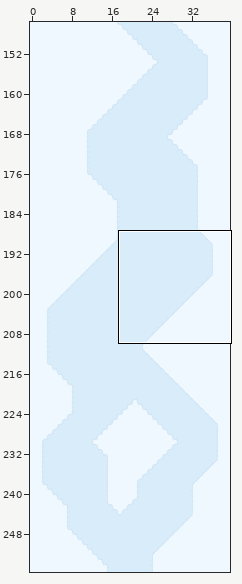
LDtk project, stored at ski.ldtk. The picture above shows the old version from afar; the outline marks the close-up.
Close-up. Earlier state:
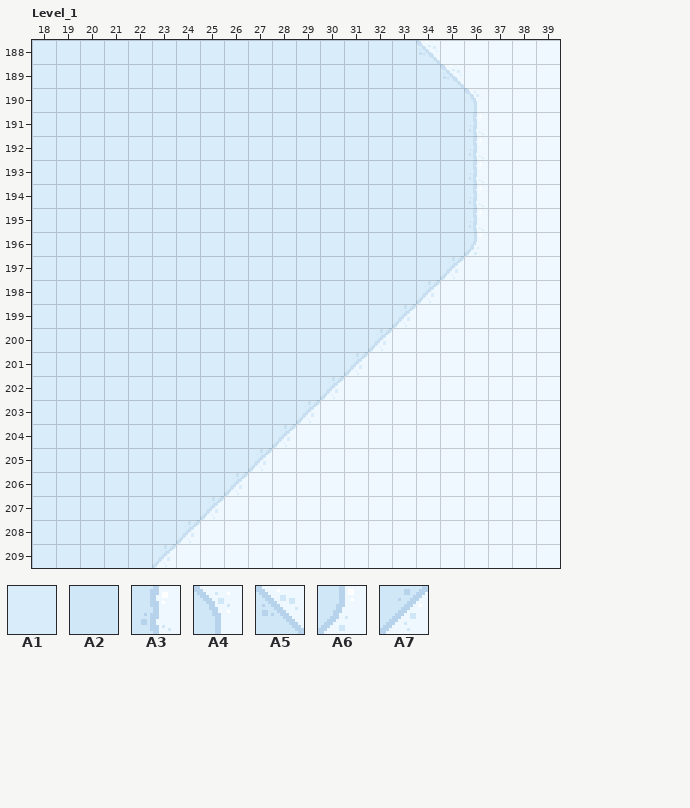
Cells are 16x16 px. Shown: Level_1 x 18..39, y 188..209. The commit also changed other parts of the map, which this record leaves out.
Key: from "SkiTiles": A1 0, A2 2, A3 4, A4 17, A5 28, A6 29, A7 40.
__ is an empty cell.
Layers that did not change in this view are not listed.
Layer "Layer_0" before, first column x 18:
188 A2 A2 A2 A2 A2 A2 A2 A2 A2 A2 A2 A2 A2 A2 A2 A2 A5 A1 A1 A1 A1 A1
189 A2 A2 A2 A2 A2 A2 A2 A2 A2 A2 A2 A2 A2 A2 A2 A2 A2 A5 A1 A1 A1 A1
190 A2 A2 A2 A2 A2 A2 A2 A2 A2 A2 A2 A2 A2 A2 A2 A2 A2 A2 A4 A1 A1 A1
191 A2 A2 A2 A2 A2 A2 A2 A2 A2 A2 A2 A2 A2 A2 A2 A2 A2 A2 A3 A1 A1 A1
192 A2 A2 A2 A2 A2 A2 A2 A2 A2 A2 A2 A2 A2 A2 A2 A2 A2 A2 A3 A1 A1 A1
193 A2 A2 A2 A2 A2 A2 A2 A2 A2 A2 A2 A2 A2 A2 A2 A2 A2 A2 A3 A1 A1 A1
194 A2 A2 A2 A2 A2 A2 A2 A2 A2 A2 A2 A2 A2 A2 A2 A2 A2 A2 A3 A1 A1 A1
195 A2 A2 A2 A2 A2 A2 A2 A2 A2 A2 A2 A2 A2 A2 A2 A2 A2 A2 A3 A1 A1 A1
196 A2 A2 A2 A2 A2 A2 A2 A2 A2 A2 A2 A2 A2 A2 A2 A2 A2 A2 A6 A1 A1 A1
197 A2 A2 A2 A2 A2 A2 A2 A2 A2 A2 A2 A2 A2 A2 A2 A2 A2 A7 A1 A1 A1 A1
198 A2 A2 A2 A2 A2 A2 A2 A2 A2 A2 A2 A2 A2 A2 A2 A2 A7 A1 A1 A1 A1 A1
199 A2 A2 A2 A2 A2 A2 A2 A2 A2 A2 A2 A2 A2 A2 A2 A7 A1 A1 A1 A1 A1 A1
200 A2 A2 A2 A2 A2 A2 A2 A2 A2 A2 A2 A2 A2 A2 A7 A1 A1 A1 A1 A1 A1 A1
201 A2 A2 A2 A2 A2 A2 A2 A2 A2 A2 A2 A2 A2 A7 A1 A1 A1 A1 A1 A1 A1 A1
202 A2 A2 A2 A2 A2 A2 A2 A2 A2 A2 A2 A2 A7 A1 A1 A1 A1 A1 A1 A1 A1 A1
203 A2 A2 A2 A2 A2 A2 A2 A2 A2 A2 A2 A7 A1 A1 A1 A1 A1 A1 A1 A1 A1 A1
204 A2 A2 A2 A2 A2 A2 A2 A2 A2 A2 A7 A1 A1 A1 A1 A1 A1 A1 A1 A1 A1 A1
205 A2 A2 A2 A2 A2 A2 A2 A2 A2 A7 A1 A1 A1 A1 A1 A1 A1 A1 A1 A1 A1 A1
206 A2 A2 A2 A2 A2 A2 A2 A2 A7 A1 A1 A1 A1 A1 A1 A1 A1 A1 A1 A1 A1 A1
207 A2 A2 A2 A2 A2 A2 A2 A7 A1 A1 A1 A1 A1 A1 A1 A1 A1 A1 A1 A1 A1 A1
208 A2 A2 A2 A2 A2 A2 A7 A1 A1 A1 A1 A1 A1 A1 A1 A1 A1 A1 A1 A1 A1 A1
209 A2 A2 A2 A2 A2 A7 A1 A1 A1 A1 A1 A1 A1 A1 A1 A1 A1 A1 A1 A1 A1 A1
Layer "Layer_1" before, first column x 18:
188 A1 A1 A1 A1 A1 A1 A1 A1 A1 A1 A1 A1 A1 A1 A1 A1 A1 A1 A1 A1 A1 A1
189 A1 A1 A1 A1 A1 A1 A1 A1 A1 A1 A1 A1 A1 A1 A1 A1 A1 A1 A1 A1 A1 A1
190 A1 A1 A1 A1 A1 A1 A1 A1 A1 A1 A1 A1 A1 A1 A1 A1 A1 A1 A1 A1 A1 A1
191 A1 A1 A1 A1 A1 A1 A1 A1 A1 A1 A1 A1 A1 A1 A1 A1 A1 A1 A1 A1 A1 A1
192 A1 A1 A1 A1 A1 A1 A1 A1 A1 A1 A1 A1 A1 A1 A1 A1 A1 A1 A1 A1 A1 A1
193 A1 A1 A1 A1 A1 A1 A1 A1 A1 A1 A1 A1 A1 A1 A1 A1 A1 A1 A1 A1 A1 A1
194 A1 A1 A1 A1 A1 A1 A1 A1 A1 A1 A1 A1 A1 A1 A1 A1 A1 A1 A1 A1 A1 A1
195 A1 A1 A1 A1 A1 A1 A1 A1 A1 A1 A1 A1 A1 A1 A1 A1 A1 A1 A1 A1 A1 A1
196 A1 A1 A1 A1 A1 A1 A1 A1 A1 A1 A1 A1 A1 A1 A1 A1 A1 A1 A1 A1 A1 A1
197 A1 A1 A1 A1 A1 A1 A1 A1 A1 A1 A1 A1 A1 A1 A1 A1 A1 A1 A1 A1 A1 A1
198 A1 A1 A1 A1 A1 A1 A1 A1 A1 A1 A1 A1 A1 A1 A1 A1 A1 A1 A1 A1 A1 A1
199 A1 A1 A1 A1 A1 A1 A1 A1 A1 A1 A1 A1 A1 A1 A1 A1 A1 A1 A1 A1 A1 A1
200 A1 A1 A1 A1 A1 A1 A1 A1 A1 A1 A1 A1 A1 A1 A1 A1 A1 A1 A1 A1 A1 A1
201 A1 A1 A1 A1 A1 A1 A1 A1 A1 A1 A1 A1 A1 A1 A1 A1 A1 A1 A1 A1 A1 A1
202 A1 A1 A1 A1 A1 A1 A1 A1 A1 A1 A1 A1 A1 A1 A1 A1 A1 A1 A1 A1 A1 A1
203 A1 A1 A1 A1 A1 A1 A1 A1 A1 A1 A1 A1 A1 A1 A1 A1 A1 A1 A1 A1 A1 A1
204 A1 A1 A1 A1 A1 A1 A1 A1 A1 A1 A1 A1 A1 A1 A1 A1 A1 A1 A1 A1 A1 A1
205 A1 A1 A1 A1 A1 A1 A1 A1 A1 A1 A1 A1 A1 A1 A1 A1 A1 A1 A1 A1 A1 A1
206 A1 A1 A1 A1 A1 A1 A1 A1 A1 A1 A1 A1 A1 A1 A1 A1 A1 A1 A1 A1 A1 A1
207 A1 A1 A1 A1 A1 A1 A1 A1 A1 A1 A1 A1 A1 A1 A1 A1 A1 A1 A1 A1 A1 A1
208 A1 A1 A1 A1 A1 A1 A1 A1 A1 A1 A1 A1 A1 A1 A1 A1 A1 A1 A1 A1 A1 A1
209 A1 A1 A1 A1 A1 A1 A1 A1 A1 A1 A1 A1 A1 A1 A1 A1 A1 A1 A1 A1 A1 A1
After the commit:
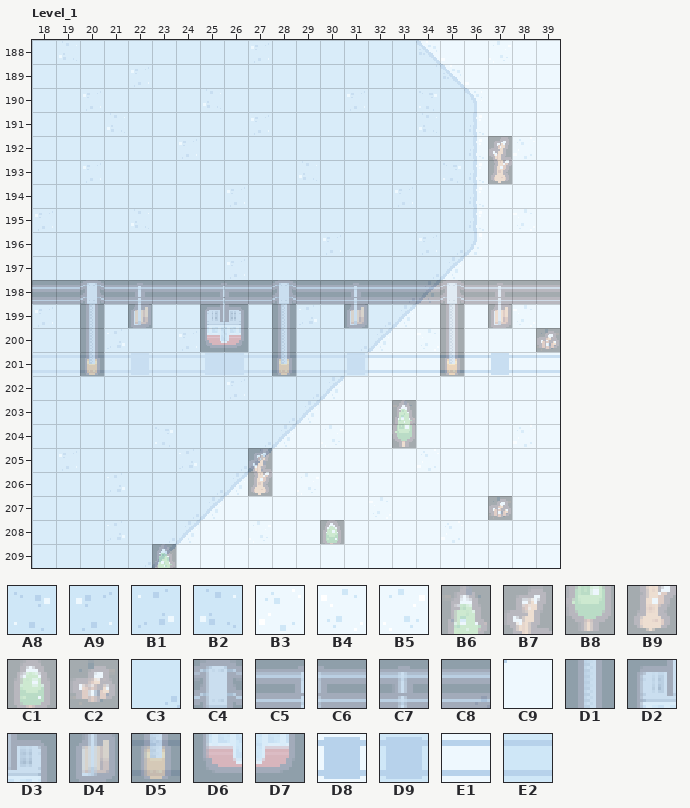
Further tiles: from "SkiTiles": A8 3, A9 3 flipped left-right, B1 3 flipped up-down, B2 3 turned 180, B3 5, B4 5 flipped up-down, B5 5 turned 180, B6 6, B7 7, B8 18, B9 19, C1 30, C2 31, C3 39, C4 42, C5 43, C6 44, C7 45, C8 46, C9 52, D1 54, D2 55, D3 56, D4 57, D5 66, D6 67, D7 68, D8 84, D9 85, E1 88, E2 89.
See-through tiles are keyed as they look on the map.
Edits made:
Layer "Layer_0":
Tile A2 becomes tile A8 in row 190 at x 34; in row 193 at x 35; in row 204 at x 23.
Tile A2 becomes tile A9 in row 188 at x 27; in row 189 at x 22; in row 190 at x 20 and 31; in row 191 at x 27; in row 192 at x 24; in row 193 at x 20.
Tile A2 becomes tile A9 in row 194 at x 26 and 33; in row 195 at x 18; in row 196 at x 30 and 34; in row 197 at x 26; in row 199 at x 18; in row 200 at x 24.
Tile A2 becomes tile A9 in row 202 at x 26; in row 205 at x 19.
Tile A2 becomes tile B1 in row 199 at x 29; in row 200 at x 21; in row 205 at x 24; in row 206 at x 21; in row 208 at x 21.
Tile A2 becomes tile B2 in row 188 at x 19; in row 190 at x 25; in row 191 at x 21 and 34; in row 193 at x 29; in row 195 at x 22.
Tile A1 becomes tile B3 in row 192 at x 38; in row 204 at x 38; in row 205 at x 34; in row 208 at x 35.
Tile A1 becomes tile B4 in row 195 at x 38; in row 199 at x 38; in row 200 at x 34; in row 203 at x 33; in row 207 at x 32.
Tile A1 becomes tile B5 in row 188 at x 37; in row 200 at x 39; in row 204 at x 30; in row 206 at x 29; in row 207 at x 37; in row 208 at x 27.
Tile A2 becomes tile C3 in row 198 at x 33.
Tile A1 becomes tile C9 in row 198 at x 35; in row 206 at x 27.
Tile A1 becomes tile D8 in row 201 at x 37.
Tile A7 becomes tile D9 in row 201 at x 31.
Tile A1 becomes tile E1 in row 201 at x 32 to 36 and 38 to 39.
Tile A2 becomes tile E2 in row 201 at x 20 and 28.
Layer "Layer_1":
Tile A1 becomes tile B6 in row 203 at x 33; in row 209 at x 23.
Tile A1 becomes tile B7 in row 192 at x 37; in row 205 at x 27.
Tile A1 becomes tile B8 in row 204 at x 33.
Tile A1 becomes tile B9 in row 193 at x 37; in row 206 at x 27.
Tile A1 becomes tile C1 in row 208 at x 30.
Tile A1 becomes tile C2 in row 200 at x 39; in row 207 at x 37.
Tile A1 becomes tile C4 in row 198 at x 20, 28 and 35.
Tile A1 becomes tile C5 in row 198 at x 25.
Tile A1 becomes tile C6 in row 198 at x 26.
Tile A1 becomes tile C7 in row 198 at x 22, 31 and 37.
Tile A1 becomes tile C8 in row 198 at x 18 to 19, 21, 23 to 24, 27, 29 to 30, 32 to 34, 36 and 38 to 39.
Tile A1 becomes tile D1 in rows 199 to 200 at x 20, 28 and 35.
Tile A1 becomes tile D2 in row 199 at x 25.
Tile A1 becomes tile D3 in row 199 at x 26.
Tile A1 becomes tile D4 in row 199 at x 22, 31 and 37.
Tile A1 becomes tile D5 in row 201 at x 20, 28 and 35.
Tile A1 becomes tile D6 in row 200 at x 25.
Tile A1 becomes tile D7 in row 200 at x 26.
